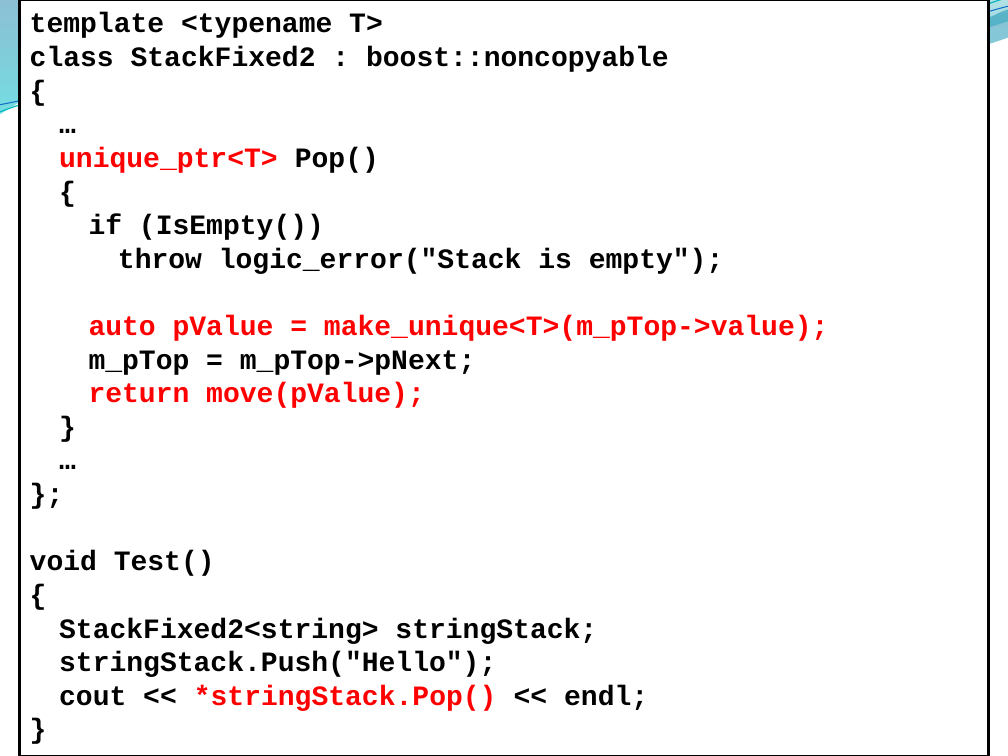
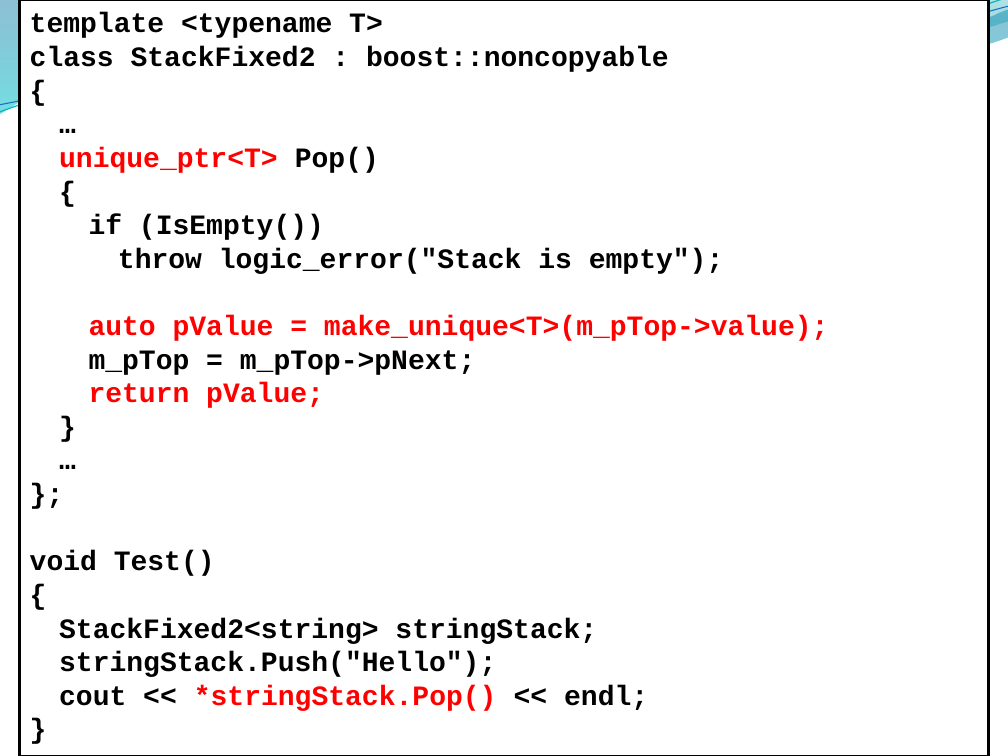
Before and after one commit to alexey-malov/oop, a slide deck: slide 53 of lectures/05/Обработка ошибок и исключительных ситуаций.pptx. Drawn at 1008x756 pixels with LibreOffice and Linux fonts; fonts in the diff are those of the drawing; background and template pictures are left out. Boxes give left, top, right and bottom in pixels: in the first picture for what was removed or moved away, otherwise in the second. Text is boxed around its words. In the diff, an @@ line names an element or a change of style, - is before the commit and + after.

```diff
--- a/lectures/05/Обработка ошибок и исключительных ситуаций.pptx
+++ b/lectures/05/Обработка ошибок и исключительных ситуаций.pptx
@@ text in rectangle at (89, 382, 324, 408): text changed @@
-return move(pValue);
+return pValue;
```
Also in this commit, not shown: 1 other slide changed, 11 other files.
